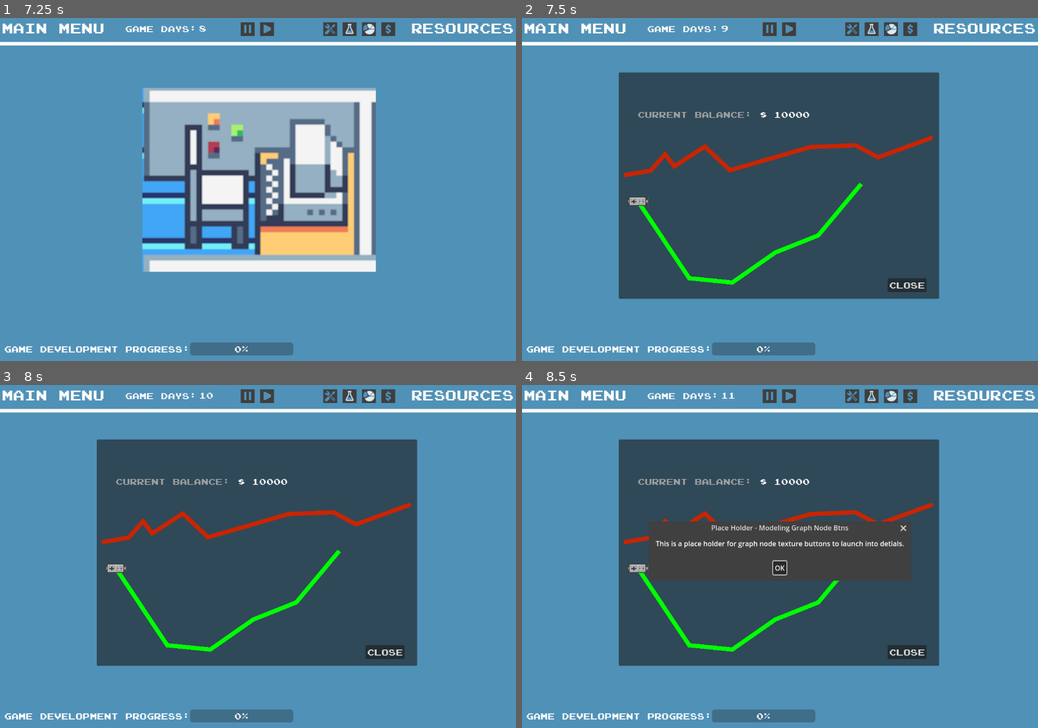
Above: before the commit, frames 1-4 (two rows, left to right).
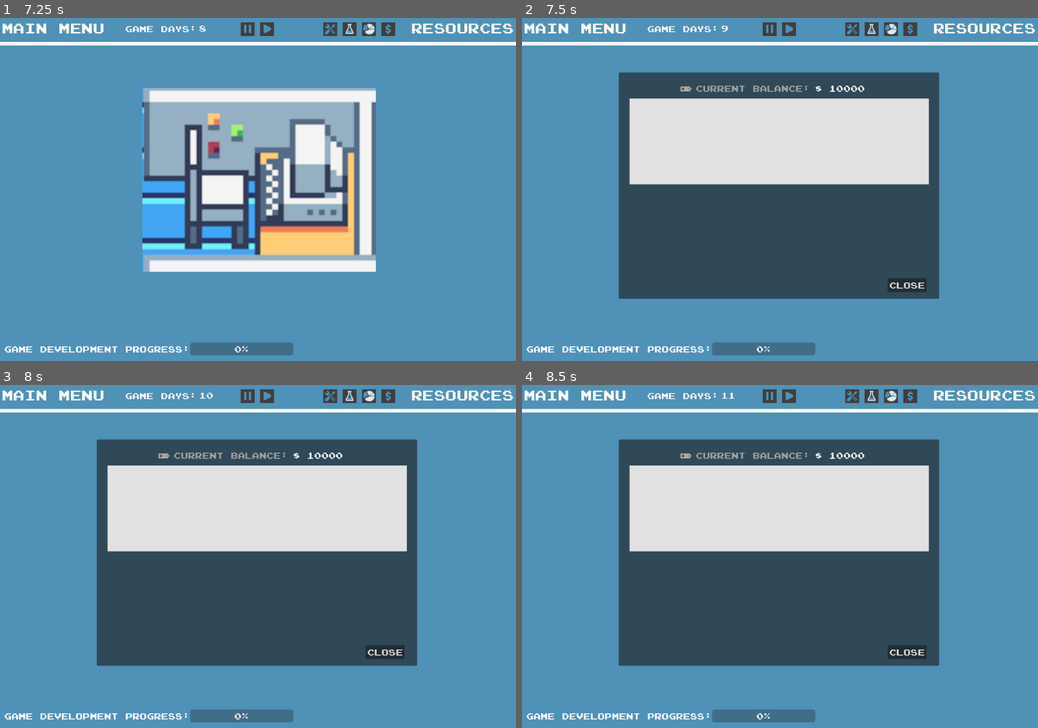
Above: after the commit, the same moments.

Repository: DarthData410/Indie
Game: Godot game, scene res://scenes/main_menu_control.tscn
Same seed, same stepped clock (60 frames per second), same inputs: the game is played once before the commit and once after it.
Inputs (mouse positions are in pixels of both pictures, inside the frame that each line leads up to):
- Up to frame 1 (7.25 s): click "Play" at 0.5 s; click "New Game" at 1.25 s; click (258, 141) at 2.02 s; type "Alex" at 2.1 s; click (258, 189) at 2.25 s; type "Alex" at 2.33 s; click (258, 234) at 2.48 s; type "Alex" at 2.57 s; click (268, 28) at 2.75 s; click (268, 28) at 3.5 s; click "ok" at 4.25 s; click "Resources" at 5 s; click (371, 28) at 5.75 s; click "OK" at 6.5 s
- Up to frame 2 (7.5 s): click (909, 28) at 7.25 s
- Up to frame 3 (8 s): no input
- Up to frame 4 (8.5 s): click (635, 570) at 8.02 s

Frame 1 is identical in both runs. In frame 2, 16% of the frame differs, in the area x 19-80%, y 19-78%; in frame 3, 16%; in frame 4, 16%.

Commit message:
05.19.23 updates

Diff:
--- a/scenes/maingame.tscn
+++ b/scenes/maingame.tscn
@@ -16,6 +16,7 @@
 [ext_resource type="Texture2D" uid="uid://du6vg7xqlo8ee" path="res://assets/images/basic_controller.png" id="12_sknx7"]
 [ext_resource type="Texture2D" uid="uid://bru5fo6tvyng5" path="res://assets/images/Play_Arrow.png" id="12_u4com"]
 [ext_resource type="Texture2D" uid="uid://cvqn3itw8rtah" path="res://assets/images/Revenue_Report_Button.png" id="13_7y6m6"]
+[ext_resource type="Theme" uid="uid://bbkib4m1bt4t3" path="res://scenes/themes/joy_16pxfont_graph1.tres" id="13_dn6wr"]
 [ext_resource type="Texture2D" uid="uid://btsk7drpbt3gj" path="res://assets/images/Bank_Button.png" id="14_83nss"]
 [ext_resource type="Texture2D" uid="uid://qiwvgk210mk4" path="res://assets/images/Create_Game_Button.png" id="15_o28ue"]
 [ext_resource type="Texture2D" uid="uid://0bhf4ojj43w0" path="res://assets/images/Research_Button.png" id="16_oksy7"]
@@ -46,6 +47,9 @@
 
 [sub_resource type="StyleBoxFlat" id="StyleBoxFlat_2f145"]
 bg_color = Color(0.984314, 0.984314, 0.984314, 1)
+
+[sub_resource type="StyleBoxFlat" id="StyleBoxFlat_fgqp4"]
+bg_color = Color(0.882353, 0.882353, 0.882353, 1)
 
 [node name="MainGame" type="Node2D"]
 script = ExtResource("1_uv0v1")
@@ -1172,6 +1176,7 @@
 text = "Create Game!"
 
 [node name="NGCancelBtn" type="Button" parent="GameLayer/NewGameDev"]
+layout_mode = 0
 offset_left = 852.0
 offset_top = 193.0
 offset_right = 880.0
@@ -1684,41 +1689,45 @@
 grow_vertical = 2
 
 [node name="CurrBalancelbl" type="Label" parent="GameLayer/Bank/BankInfo"]
-offset_left = 44.0
-offset_top = 86.0
-offset_right = 309.0
-offset_bottom = 113.0
+layout_mode = 0
+offset_left = 179.0
+offset_top = 25.0
+offset_right = 444.0
+offset_bottom = 52.0
 theme = ExtResource("6_osqr8")
 theme_override_colors/font_color = Color(0.631373, 0.631373, 0.631373, 1)
 text = "Current Balance:"
 
 [node name="CurrBalanceValuelbl" type="Label" parent="GameLayer/Bank/BankInfo"]
-offset_left = 328.0
-offset_top = 86.0
-offset_right = 638.0
-offset_bottom = 113.0
+layout_mode = 0
+offset_left = 456.0
+offset_top = 25.0
+offset_right = 717.0
+offset_bottom = 52.0
 theme = ExtResource("6_osqr8")
 text = "$ 0.00"
 
-[node name="TestLine" type="Line2D" parent="GameLayer/Bank/BankInfo"]
-position = Vector2(44, 200)
-points = PackedVector2Array(-27, 39, 30, 29, 64, -9, 85, 19, 156, -27, 215, 28, 402, -26, 507, -30, 559, -2, 682, -47)
-default_color = Color(0.792157, 0.141176, 0.00784314, 1)
-begin_cap_mode = 1
-end_cap_mode = 2
-
 [node name="pointbtn" type="TextureButton" parent="GameLayer/Bank/BankInfo"]
-visible = false
-layout_mode = 0
-offset_left = -3.0
-offset_top = 217.0
-offset_right = 45.0
-offset_bottom = 258.0
+layout_mode = 0
+offset_left = 141.0
+offset_top = 25.0
+offset_right = 170.0
+offset_bottom = 53.0
 texture_normal = ExtResource("12_sknx7")
 ignore_texture_size = true
 stretch_mode = 0
 
+[node name="BalGraph" type="Panel" parent="GameLayer/Bank/BankInfo"]
+layout_mode = 0
+offset_left = 25.0
+offset_top = 61.0
+offset_right = 721.0
+offset_bottom = 261.0
+theme = ExtResource("13_dn6wr")
+theme_override_styles/panel = SubResource("StyleBoxFlat_fgqp4")
+
 [node name="BankCloseBtn" type="Button" parent="GameLayer/Bank"]
+layout_mode = 0
 offset_left = 625.0
 offset_top = 480.0
 offset_right = 716.0
@@ -1887,6 +1896,7 @@
 [connection signal="pressed" from="GameLayer/Research/ResInfo/ResSpendBtn" to="." method="_on_res_spend_btn_pressed"]
 [connection signal="pressed" from="GameLayer/Research/ResInfo/ResCloseBtn" to="." method="_on_res_ok_btn_pressed"]
 [connection signal="visibility_changed" from="GameLayer/Bank" to="." method="_on_bank_visibility_changed"]
+[connection signal="gui_input" from="GameLayer/Bank/BankInfo/BalGraph" to="." method="_on_bal_graph_gui_input"]
 [connection signal="pressed" from="GameLayer/Bank/BankCloseBtn" to="." method="_on_bank_close_btn_pressed"]
 [connection signal="value_changed" from="GameLayer/GCITimeMultiplyhs" to="." method="_on_gci_time_multiplyhs_value_changed"]
 [connection signal="pressed" from="GameLayer/PauseBtn" to="." method="_on_gc_pausebtn_pressed"]
--- /dev/null
+++ b/scenes/themes/joy_16pxfont_graph1.tres
@@ -0,0 +1,7 @@
+[gd_resource type="Theme" load_steps=2 format=3 uid="uid://bbkib4m1bt4t3"]
+
+[ext_resource type="FontFile" uid="uid://bp17nvk3j288l" path="res://assets/fonts/1joystix.ttf" id="1_c1nqu"]
+
+[resource]
+default_font = ExtResource("1_c1nqu")
+default_font_size = 16
--- /dev/null
+++ b/scripts/data/BankGraph.gd
@@ -0,0 +1,86 @@
+extends Line2D
+
+var gvs = load("res://scripts/data/graphvalues.gd").new()
+
+var GraphSize:Vector2 = Vector2(0,0)
+var Values:Array = []
+var min_value:float = 0
+var max_value:float = 0
+var parent_position:Vector2 = Vector2(0,0)
+
+# possible derived, hard-coded for now:
+var _v_min_x:int = 5
+var _v_min_y:int = 185
+var _v_max_x:int = 685
+var _v_max_y:int = 5
+
+func _valuesX() -> Array:
+	# Step section (x):
+	var step:float = 0
+	var sx = self._v_min_x
+	var ex = self._v_max_x
+	step = ex-sx
+	step = roundf(step / (self.Values.size()-1))
+	var _vx:Array = []
+	var i:int =  0
+	while i < self.Values.size():
+		_vx.append(self._v_min_x+(step*(i)))
+		i += 1
+	return _vx
+
+func _valuesY() -> Array:
+	# Point section (y):
+	var pnt:float = 0
+	var sy = self._v_min_y
+	var ey = self._v_max_y
+	pnt = sy-ey
+	var pnt_spread = self.max_value - self.min_value
+	pnt = pnt/pnt_spread
+	var _vy:Array = []
+	var c:int = 0
+	while c < self.Values.size():
+		_vy.append(self._v_min_y-roundf(self.Values[c].value*pnt))
+		c += 1
+	return _vy
+
+func create_graph():
+	var _vx = self._valuesX()
+	var _vy = self._valuesY()
+
+	var tot:int = self.Values.size()
+	var p:int = 0
+	while p < tot:
+		var v = Vector2(_vx[p],_vy[p])
+		self.Values[p].position = v
+		self.Values[p].mouse_vector = Vector2(self.parent_position.x+v.x,self.parent_position.y+v.y)
+		add_point(v)
+		p += 1
+
+func clear_values():
+	self.Values.clear()
+
+func add_value(v:float):
+	var ngv = gvs.graphValue.new(v,0,0)
+	self.Values.append(ngv)
+	if self.max_value < v:
+		self.max_value = v
+	if self.min_value > v:
+		self.min_value = v
+
+
+# ***********************************************************
+# Below here sample code needed for Line2D Graph work:
+	'
+	var p1btn = $GameLayer/Bank/BankInfo/pointbtn.duplicate()
+	var p1btnv:Vector2 = lg2d.points[0]
+	p1btnv.x += lg2d.position.x - (p1btn.size.x/2)
+	p1btnv.y += lg2d.position.y - (p1btn.size.y/2)
+	p1btn.position = p1btnv
+	p1btn.visible = true
+	p1btn.connect("pressed",_line_graph_node_btn_pressed)
+
+	$GameLayer/Bank/BankInfo.add_child(p1btn)
+	#var l2d:Line2D = Line2D.new()
+	#l2d.draw_dashed_line(Vector2())
+	#lg2d.draw_line(lgsv,lgev,clr)
+	'
--- /dev/null
+++ b/scripts/data/graphvalues.gd
@@ -0,0 +1,24 @@
+# for containing the graphvalues class used for creating
+# and storing graph values, x, y positions on graph.
+
+class graphValue:
+	var value:float
+	var position:Vector2
+	var mouse_vector:Vector2
+	var mouse_radius:int=3 # default px value
+	func _init(v:float,x:int,y:int):
+		self.value = v
+		self.position = Vector2(x,y)
+	func collide(pos:Vector2) -> bool:
+		var ret:bool = false
+		if pos.x >= (self.mouse_vector.x-self.mouse_radius) and pos.x <= (self.mouse_vector.x+self.mouse_radius):
+			ret = true
+		if ret:
+			if pos.y >= (self.mouse_vector.y-self.mouse_radius) and pos.y <= (self.mouse_vector.y+self.mouse_radius):
+				ret = true
+			else:
+				ret = false
+		return ret
+	func valueMsg() -> String:
+		var ret:String = str(self.value)
+		return ret
--- a/scripts/maingame.gd
+++ b/scripts/maingame.gd
@@ -41,6 +41,10 @@
 
 # Research Global Objects:
 @onready var CurrentResearch:Dictionary = gdata.ResearchData
+
+# Bank Objects:
+@onready var BankGraph:Line2D = load("res://scripts/data/BankGraph.gd").new()
+@onready var BankGraphLoaded = false
 
 # Time Objects:
 @onready var game_clock = gc.GameClock.new()
@@ -60,6 +64,8 @@
 	resmenu_popup.connect("index_pressed",self._on_resmenu_index_pressed)
 	_init_timers()
 	_research_create_all()
+	# bank section:
+
 
 # Called every frame. 'delta' is the elapsed time since the previous frame.
 func _process(delta):
@@ -86,7 +92,7 @@
 
 func game_sales_timeout():
 	GameSalesEvt = pC.GameSalesEvent.new(lastCreatedGame.get_key(),lastCreatedGame.gameSales,game_clock.GameDays(),9.99) # TODO: Remove hardcoded GamePrice of $9.99
-	GameSalesEvt.calcValue(1,1) # TODO: Logic for calculating sales by.
+	GameSalesEvt.calcValue(randf_range(0.25,1.25),randf_range(2.5,19.5)) # TODO: Logic for calculating sales by.
 	lastCreatedGame.gameSales = GameSalesEvt.EventArray
 	print(lastCreatedGame.gameSales)
 	if lastCreatedGame.gameSalesDays <= gameSalesMax:
@@ -174,6 +180,7 @@
 	gs.PlayerData(playerData)
 	# Convert array of player game classes to dict of dicts:
 	gs.GameData(pC.playerGameClass.get_playerGamesDict(playerGames))
+	MiscWrapper.Objects.clear()
 	MiscWrapper.Objects.append(game_clock.to_dict())
 	MiscWrapper.Objects.append(GameRatings)
 	gs.Misc(MiscWrapper)
@@ -968,52 +975,57 @@
 
 func _update_bank_details():
 	$GameLayer/Bank/BankInfo/CurrBalanceValuelbl.text = "$ " + str(playerData.Bank.Balance)
-
+	_update_bank_base_linegraph()
 
 func _on_bank_visibility_changed():
 	if $GameLayer/Bank.visible == true:
 		$GameLayer/BackgroundTxtBtn.visible = false
-		_update_bank_base_linegraph()
+		_update_bank_details()
 	else:
 		if $GameLayer/BackgroundTxtBtn.visible == false:
 			$GameLayer/BackgroundTxtBtn.visible = true
 
 func _update_bank_base_linegraph():
-	# TODO: Add as a script that extends TextureButton to add members
-	# for setting what the node button is. This could then be part of
-	# Array of buttons from a larger class/script file that extends from
-	# Line2D, which is the used to build the initial credit/debits:
-	# **************
-	# for now just one active button for modeling purposes.
-
-	var lg2d:Line2D = Line2D.new()
-	lg2d.position.x = 44
-	lg2d.position.y = 300
-	lg2d.add_point(Vector2(1,1)) # 10000.00
-	lg2d.add_point(Vector2(120,180)) # 10100.00
-	lg2d.add_point(Vector2(220,190)) # 10050.00
-	lg2d.add_point(Vector2(320,120)) # 10500.00
-	lg2d.add_point(Vector2(420,80)) # 10700.00
-	lg2d.add_point(Vector2(520,-40)) # 11500.00
-	var clr:Color = Color.GREEN
-	lg2d.default_color = clr
-	$GameLayer/Bank/BankInfo.add_child(lg2d)
-
-	var p1btn = $GameLayer/Bank/BankInfo/pointbtn.duplicate()
-	var p1btnv:Vector2 = lg2d.points[0]
-	p1btnv.x += lg2d.position.x - (p1btn.size.x/2)
-	p1btnv.y += lg2d.position.y - (p1btn.size.y/2)
-	p1btn.position = p1btnv
-	p1btn.visible = true
-	p1btn.connect("pressed",_line_graph_node_btn_pressed)
-
-	$GameLayer/Bank/BankInfo.add_child(p1btn)
-	#var l2d:Line2D = Line2D.new()
-	#l2d.draw_dashed_line(Vector2())
-	#lg2d.draw_line(lgsv,lgev,clr)
+	var bgp = $GameLayer/Bank/BankInfo/BalGraph
+	var bc = $GameLayer/Bank
+	if BankGraphLoaded:
+		bgp.remove_child(BankGraph)
+		BankGraph.clear_values()
+		BankGraph.clear_points()
+	else:
+		BankGraphLoaded = true
+	#BankGraph.add_value(0)
+	var clr:Color = Color.DARK_GREEN
+	BankGraph.GraphSize = bgp.size
+	var bgpp = bgp.position
+	var bcp = bc.position
+	BankGraph.parent_position = Vector2((bgpp.x+bcp.x),(bgpp.y+bcp.y))
+
+	# Create Credits Graph:
+	var rolling:float = 0.0
+	for c in playerData.Bank.Credits:
+		rolling += c[3]
+		BankGraph.add_value(rolling)
+
+	BankGraph.create_graph()
+	BankGraph.default_color = clr
+	BankGraph.visible = true
+	BankGraph.width = 6
+	bgp.add_child(BankGraph)
+
 
 func _line_graph_node_btn_pressed():
 	gsys.msgdialog("This is a place holder for graph node texture buttons to launch into detials.","Place Holder - Modeling Graph Node Btns")
 
 func _on_bank_close_btn_pressed():
 	$GameLayer/Bank.visible = false
+
+func _on_bal_graph_gui_input(event):
+	if event is InputEventMouseMotion:
+		var vp = get_viewport()
+		var mpos = get_viewport().get_mouse_position()
+		print(mpos)
+		for gv in BankGraph.Values:
+			if gv.collide(mpos):
+				gsys.msgdialog(gv.valueMsg(),"Graph Point")
+				break
--- a/scripts/playerClasses.gd
+++ b/scripts/playerClasses.gd
@@ -325,6 +325,68 @@
 
 class playerBank:
 	var playerData:Dictionary
+	var periods:Dictionary = {
+		period1 = {
+			value = 0,
+			day_start = 0,
+			day_end = 30
+		},
+		period2 = {
+			value = 0,
+			day_start = 31,
+			day_end = 60
+		},
+		period3 = {
+			value = 0,
+			day_start = 61,
+			day_end = 90
+		},
+		period4 = {
+			value = 0,
+			day_start = 91,
+			day_end = 120
+		},
+		period5 = {
+			value = 0,
+			day_start = 121,
+			day_end = 150
+		},
+		period6 = {
+			value = 0,
+			day_start = 151,
+			day_end = 180
+		},
+		period7 = {
+			value = 0,
+			day_start = 181,
+			day_end = 210
+		},
+		period8 = {
+			value = 0,
+			day_start = 211,
+			day_end = 240
+		},
+		period9 = {
+			value = 0,
+			day_start = 241,
+			day_end = 270
+		},
+		period10 = {
+			value = 0,
+			day_start = 271,
+			day_end = 300
+		},
+		period11 = {
+			value = 0,
+			day_start = 301,
+			day_end = 330
+		},
+		period12 = {
+			value = 0,
+			day_start = 331,
+			day_end = 360
+		}
+	}
 	func _init(d:Dictionary):
 		self.playerData = d
 	func _sumDebits() -> float:
@@ -332,19 +394,19 @@
 		var debitsa:Array = self.playerData.Bank.Debits
 		for de in debitsa:
 			ret += float(de[3])
-		return ret
+		return roundf(ret)
 	func _sumCredits() -> float:
 		var ret:float = 0.0
 		var creditsa:Array = self.playerData.Bank.Credits
 		for ce in creditsa:
 			ret += float(ce[3])
-		return ret
+		return roundf(ret)
 	func _calcBalance():
 		var currbal:float = float(self.playerData.Bank.Balance)
 		var debits:float = self._sumDebits()
 		var credits:float = self._sumCredits()
 		var newbal:float = credits - debits
-		self.playerData.Bank.Balance = newbal
+		self.playerData.Bank.Balance = roundf(newbal)
 	func addEntry(type:String,name:String,day:int,value:float):
 		var entrya:Array = self.playerData.Bank[type] #Expect type = Debits or Credits
 		var dkey = OS.get_unique_id()
@@ -565,7 +627,7 @@
 		super._init(gkey,ea,gd,gameEvents.GameSales)
 	func calcValue(x:float,y:float) -> float:
 		var ret:float = super.calcValue(x,y)
-		ret = (ret*self.GamePrice)
+		ret = roundf(ret*self.GamePrice)
 		var dsr:Array
 		dsr = [[self.GameKey,self.GameDay,ret]]
 		self.EventArray.append_array(dsr)
Not shown: 1 places in scenes/maingame.tscn that only renumber resources
